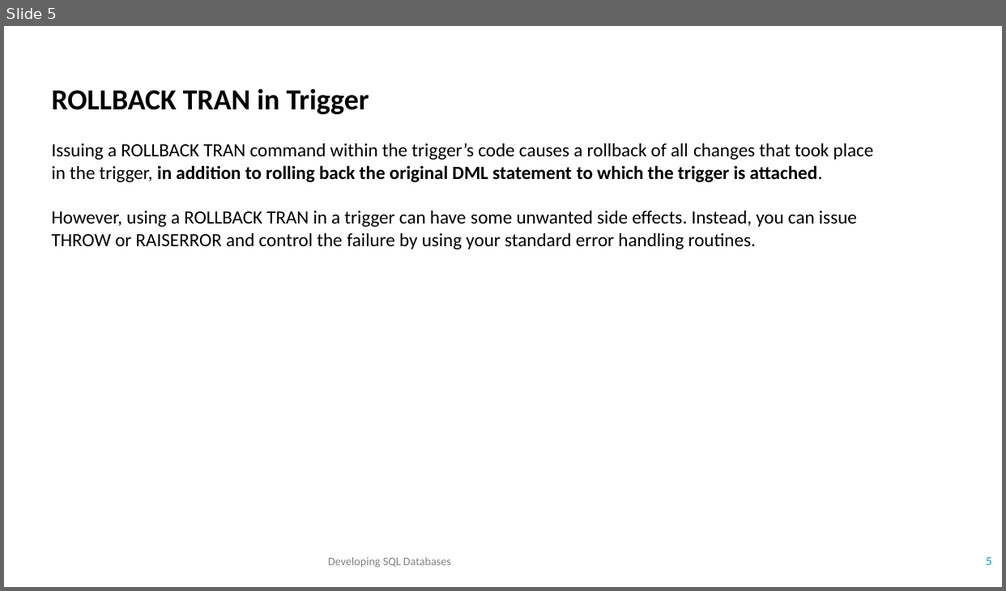
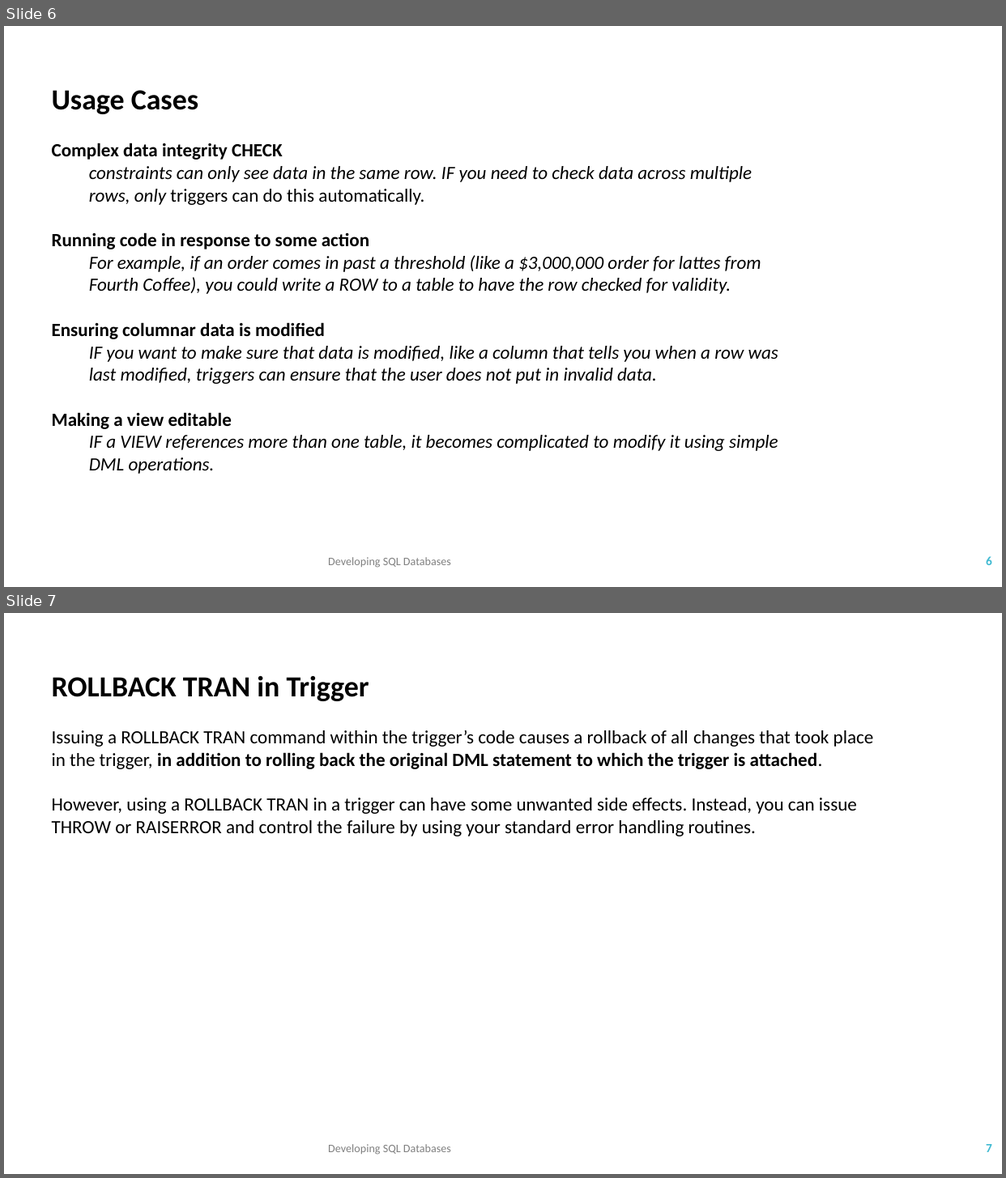
Before and after one commit to TKostyrka/70762DevSQLDB, a slide deck: DEVSQL_07_Triggers/DEVSQL_07_Triggers.pptx. Shown one above the other, each under a label of ours: slide 5 before the commit, slides 6 and 7 after it. The pictures are 1006x591 and 1006x1178 pixels, drawn with LibreOffice and Linux fonts; fonts in the diff are those of the drawing. Boxes give left, top, right and bottom in pixels: in the first picture for what was removed or moved away, otherwise in the second. Text is boxed around its words. In the diff, an @@ line names an element or a change of style, - is before the commit and + after.

```diff
--- a/DEVSQL_07_Triggers/DEVSQL_07_Triggers.pptx
+++ b/DEVSQL_07_Triggers/DEVSQL_07_Triggers.pptx
@@ slide 6 added at [4,26,1002,587], background #FFFFFF @@
@@ text added at [52,90,778,474], 18 pt, text #000000, italic @@
+Usage Cases
+Complex data integrity CHECK
+  constraints can only see data in the same row. IF you need to check data across multiple rows, only triggers can do this automatically.
+Running code in response to some action
+  For example, if an order comes in past a threshold (like a $3,000,000 order for lattes from Fourth Coffee), you could write a ROW to a table to have the row checked for validity.
+Ensuring columnar data is modified
+  IF you want to make sure that data is modified, like a column that tells you when a row was last modified, triggers can ensure that the user does not put in invalid data.
+Making a view editable
+  IF a VIEW references more than one table, it becomes complicated to modify it using simple DML operations.
@@ text added at [328,557,451,568], 11 pt, text #808080 @@
+Developing SQL Databases
@@ page number added at [986,557,992,565], 12 pt, text #40BAD2, bold @@
+6
@@ what was slide 5 is now slide 7 @@
@@ page number at [986,1144,992,1152]: text changed @@
-5
+7
```
Also in this commit, not shown: 5 slides changed, 6 other slides added, 5 other files.
